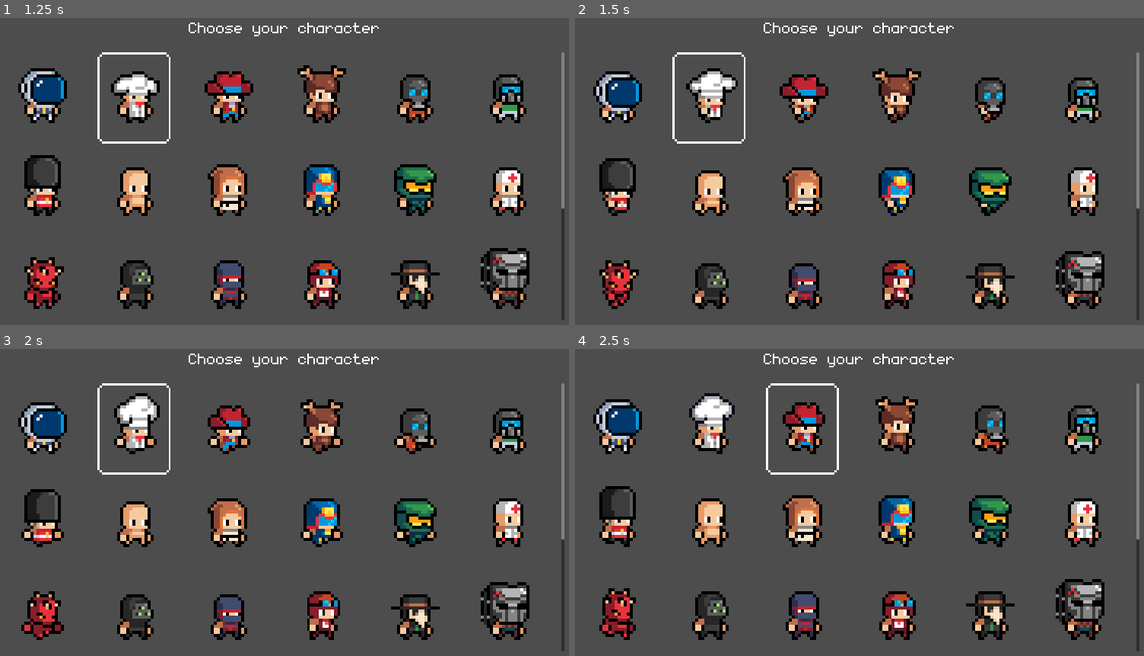
Above: before the commit, frames 1-4 (two rows, left to right).
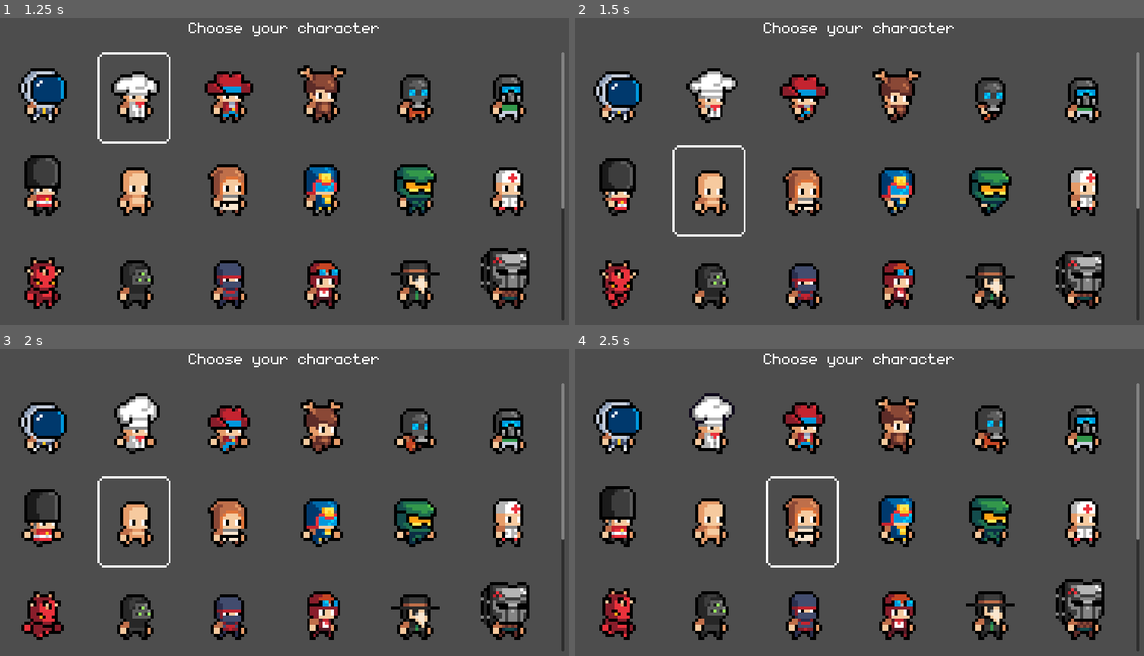
Above: after the commit, the same moments.

Repository: robcmills/godot-paintball
Game: Godot game, scene res://scenes/character_customizer.tscn
Two runs of this game, one before a commit and one after it. Both use one fixed random seed, a clock stepped at 60 frames per second and the inputs below. This scene is started directly instead of the project's main scene.
Inputs:
- Up to frame 1 (1.25 s): hold Right (move_right) from 0.53 s (still down); tap Shift (run) at 0.6 s
- Up to frame 2 (1.5 s): release Right (move_right) at 1.28 s; hold Down (move_down) from 1.28 s (still down); tap Shift (run) at 1.35 s
- Up to frame 3 (2 s): keep holding Down (move_down)
- Up to frame 4 (2.5 s): release Down (move_down) at 2.03 s; hold Right (move_right) from 2.03 s (still down); tap Shift (run) at 2.1 s

Frame 1 is identical in both runs. In frame 2, 0.7% of the frame differs, in the area x 17-30%, y 11-72%; in frame 3, 0.7%; in frame 4, 0.8%, in the area x 33-47%, y 11-72%.

Commit message:
Implement proper move_grid_selection method

Diff:
--- a/scripts/character_customizer.gd
+++ b/scripts/character_customizer.gd
@@ -38,15 +38,33 @@
 			select_tile.position = child.position
 			scroll_container.ensure_control_visible(child)
 
+enum Direction { LEFT, RIGHT, UP, DOWN }
 
 func _input(event: InputEvent) -> void:
 	if event.is_action_pressed("move_right"):
-		var new_preset = selected_preset + 1
-		if new_preset >= Enums.CharacterPreset.size():
-			new_preset = 0
-		selected_preset = Enums.CharacterPreset.values()[new_preset]
+		selected_preset = move_grid_selection(Direction.RIGHT)
 	elif event.is_action_pressed("move_left"):
-		var new_preset = selected_preset - 1
-		if new_preset < 0:
-			new_preset = Enums.CharacterPreset.size() - 1
-		selected_preset = Enums.CharacterPreset.values()[new_preset]
+		selected_preset = move_grid_selection(Direction.LEFT)
+	elif event.is_action_pressed("move_up"):
+		selected_preset = move_grid_selection(Direction.UP)
+	elif event.is_action_pressed("move_down"):
+		selected_preset = move_grid_selection(Direction.DOWN)
+
+func move_grid_selection(direction: Direction) -> int:
+	var index := selected_preset
+	var total := Enums.CharacterPreset.size()
+	var columns := grid_container.columns
+	var rows := floori((total + columns - 1) / columns)
+	var row := floori(index / columns)
+	var col := index % columns
+	var row_size := total % columns if row == rows - 1 else columns
+	var col_size := rows - 1 if col >= total % columns else rows
+	if direction == Direction.LEFT:
+		col = (col - 1 + row_size) % row_size
+	elif direction == Direction.RIGHT:
+		col = (col + 1) % row_size
+	elif direction == Direction.UP:
+		row = (row - 1 + col_size) % col_size
+	elif direction == Direction.DOWN:
+		row = (row + 1) % row_size
+	return row * columns + col
